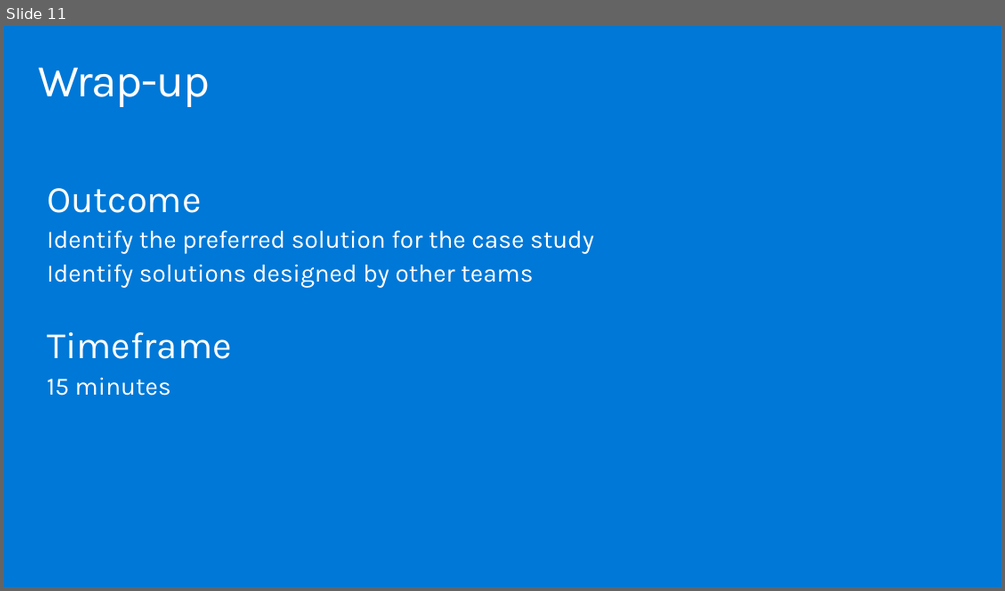
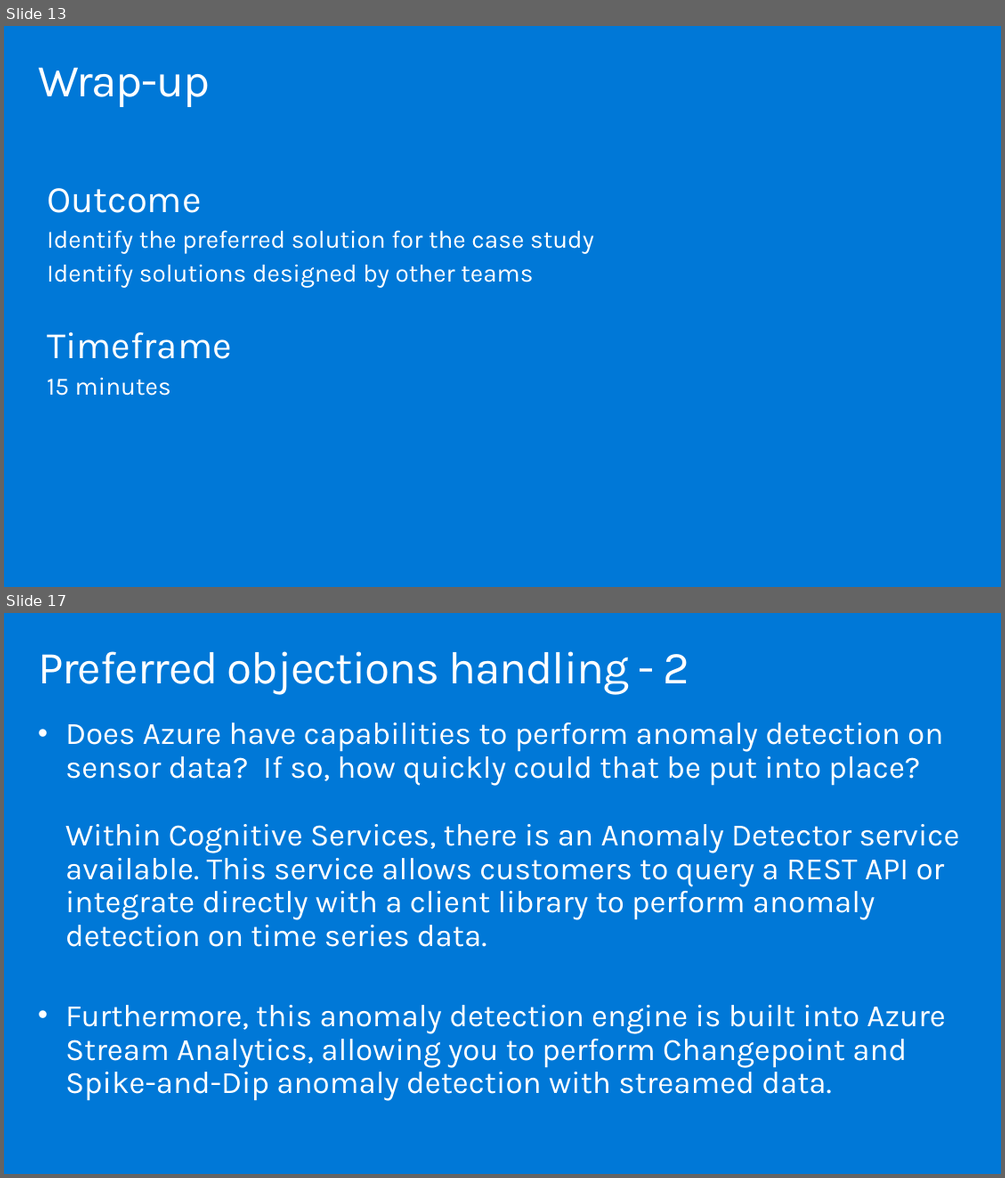
Before and after one commit to solliancenet/MCW-innovate-modernize-apps-with-data-ai, a slide deck: Whiteboard design session/WDS trainer presentation - Innovate and Modernize Apps with Data and AI.pptx. Shown one above the other, each under a label of ours: slide 11 before the commit, slides 13 and 17 after it; the slides between them are not shown. The pictures are 1005x591 and 1005x1178 pixels, drawn with LibreOffice and Linux fonts; fonts in the diff are those of the drawing. Boxes give left, top, right and bottom in pixels: in the first picture for what was removed or moved away, otherwise in the second. Text is boxed around its words. In the diff, an @@ line names an element or a change of style, - is before the commit and + after.

```diff
--- a/Whiteboard design session/WDS trainer presentation - Innovate and Modernize Apps with Data and AI.pptx
+++ b/Whiteboard design session/WDS trainer presentation - Innovate and Modernize Apps with Data and AI.pptx
@@ slide 17 added at box(4, 613, 1001, 1174), background #0078D7 @@
@@ title added at box(38, 651, 689, 694), 44.1 pt, text #FFFFFF @@
+Preferred objections handling - 2
@@ text added at box(65, 722, 960, 1101), 30 pt, text #FFFFFF @@
+• Does Azure have capabilities to perform anomaly detection on sensor data? If so, how quickly could that be put into place?
+  Within Cognitive Services, there is an Anomaly Detector service available. This service allows customers to query a REST API or integrate directly with a client library to perform anomaly detection on time series data.
+• Furthermore, this anomaly detection engine is built into Azure Stream Analytics, allowing you to perform Changepoint and Spike-and-Dip anomaly detection with streamed data.
@@ what was slide 11 is now slide 13 @@
```
Also in this commit, not shown: 1 slide changed, 14 other slides added, 19 slides removed, 1 other file.
